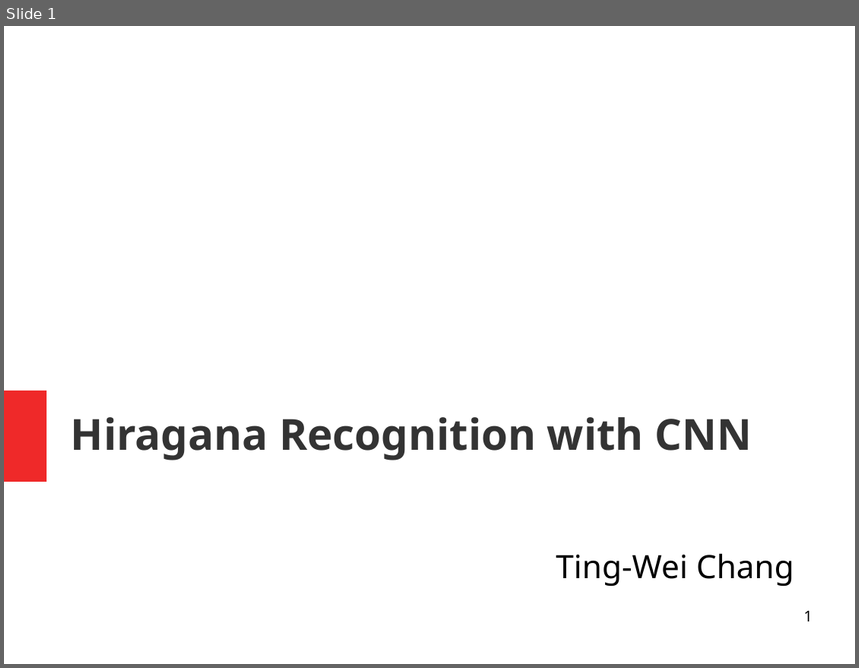
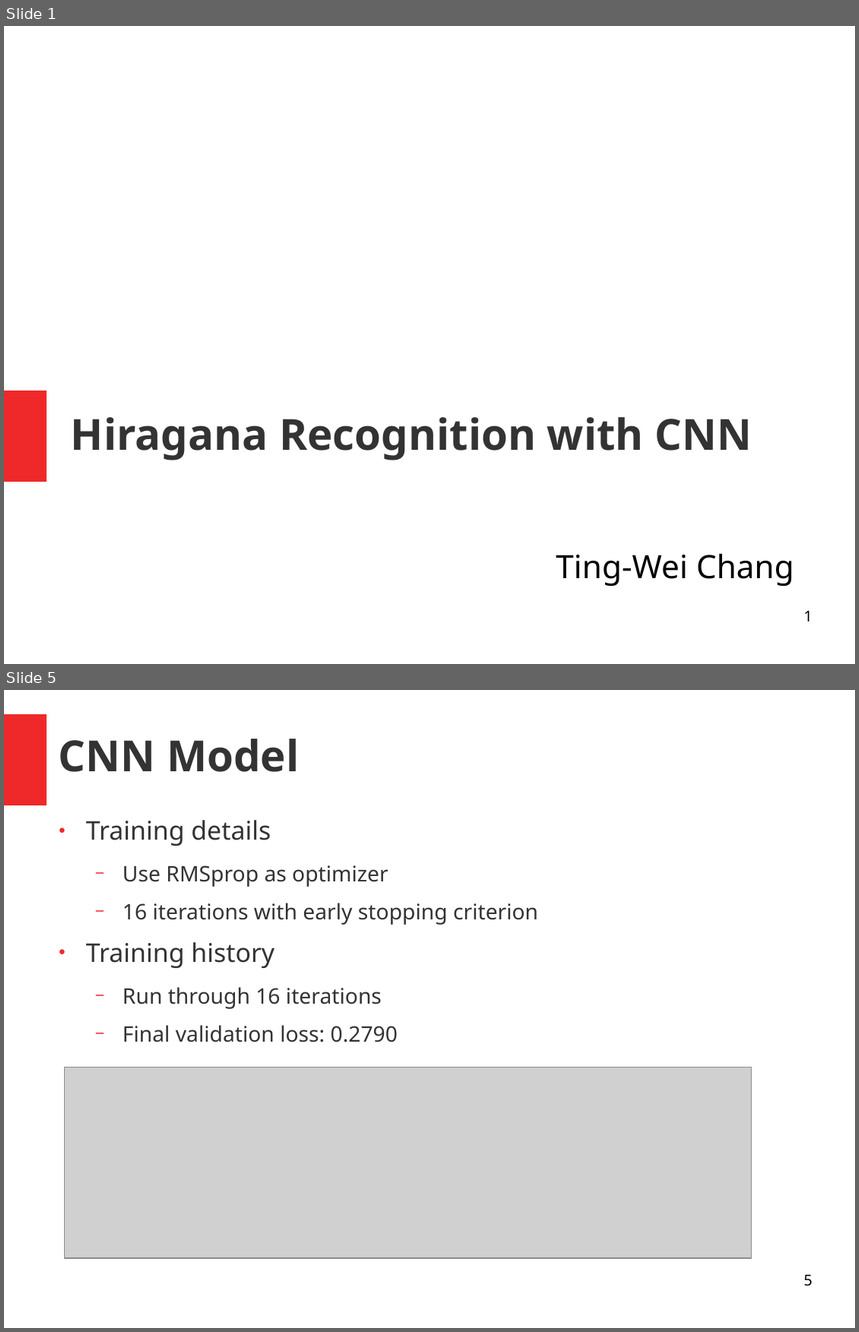
Before and after one commit to tim840818/nihongo_recognition, a slide deck: Hiragana-Recognition.odp. Shown one above the other, each under a label of ours: slide 1 before the commit, slides 1 and 5 after it; the slides between them are not shown. The pictures are 859x668 and 859x1332 pixels, drawn with LibreOffice and Linux fonts; fonts in the diff are those of the drawing; grey boxes stand for pictures. Boxes give left, top, right and bottom in pixels: in the first picture for what was removed or moved away, otherwise in the second. Text is boxed around its words. In the diff, an @@ line names an element or a change of style, - is before the commit and + after.

```diff
--- a/Hiragana-Recognition.odp
+++ b/Hiragana-Recognition.odp
@@ slide 5 added at (4,690,855,1328), background #FFFFFF @@
@@ rectangle added at (4,714,47,805), fill #EF2929 @@
@@ title added at (59,739,299,772), 40 pt, text #333333, bold @@
+CNN Model
@@ text added at (86,820,538,1043), 20 pt, text #333333 @@
+● Training details
+  − Use RMSprop as optimizer
+  − 16 iterations with early stopping criterion
+● Training history
+  − Run through 16 iterations
+  − Final validation loss: 0.2790
@@ picture added at (65,1068,753,1258) @@
@@ page number added at (804,1275,813,1287), 14 pt, text #000000 @@
+5
```
Also in this commit, not shown: 1 slide changed, 5 other slides added, 3 slides removed, 3 other files.
